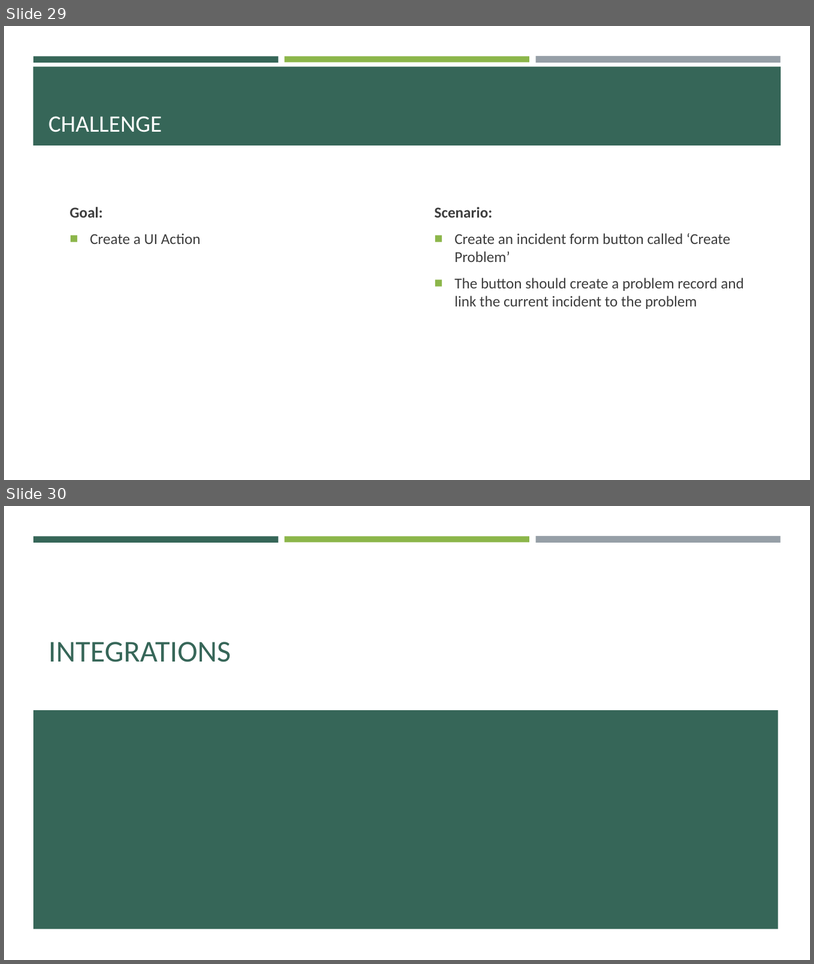
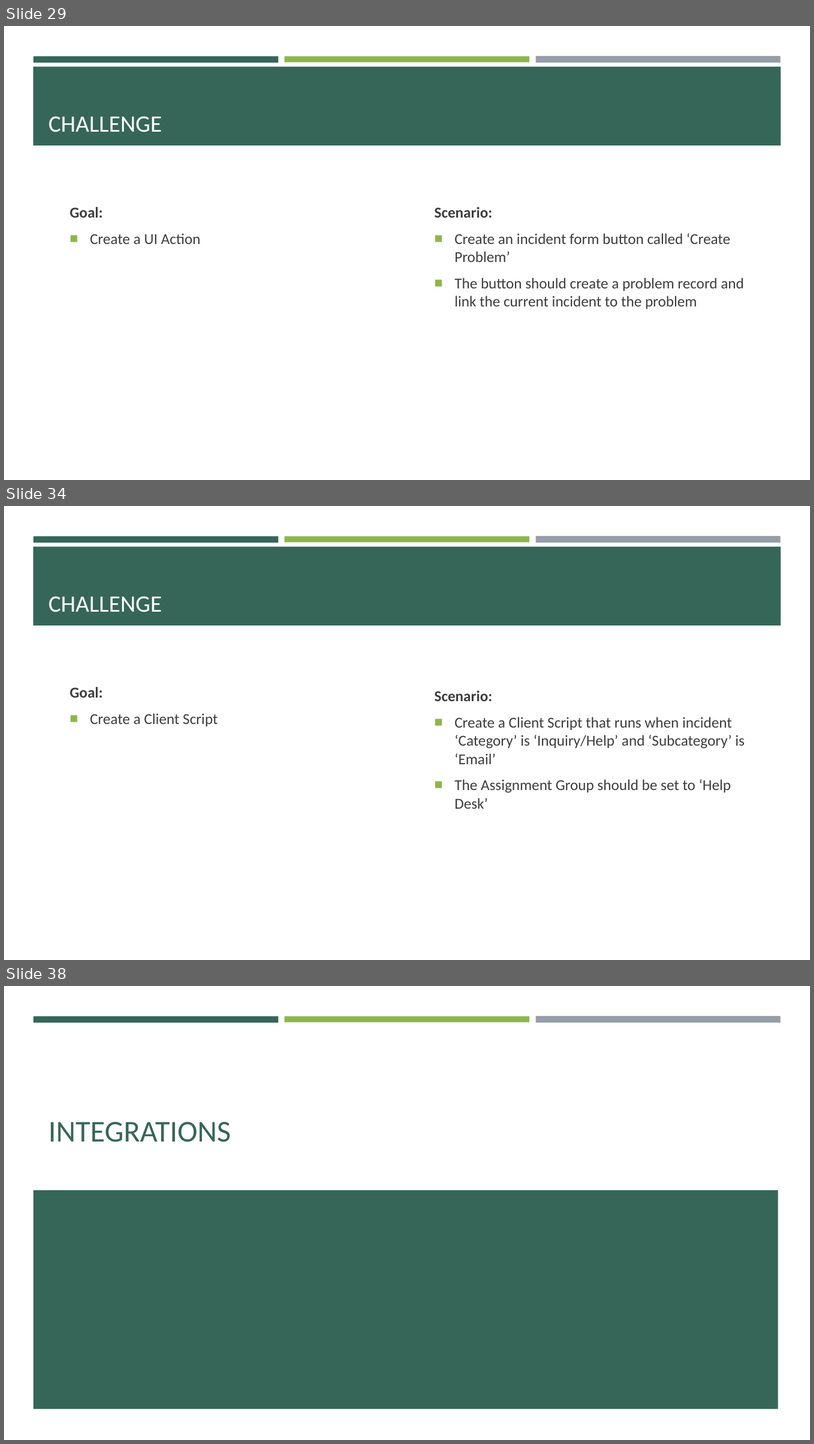
Before and after one commit to e-m-wilson/SNOW, a slide deck: Week_6/Data_Migration_&_Integration.pptx. Shown one above the other, each under a label of ours: slides 29 and 30 before the commit, slides 29, 34 and 38 after it; the slides between them are not shown. The pictures are 814x964 and 814x1444 pixels, drawn with LibreOffice and Linux fonts; fonts in the diff are those of the drawing. Boxes give left, top, right and bottom in pixels: in the first picture for what was removed or moved away, otherwise in the second. Text is boxed around its words. In the diff, an @@ line names an element or a change of style, - is before the commit and + after.

```diff
--- a/Week_6/Data_Migration_&_Integration.pptx
+++ b/Week_6/Data_Migration_&_Integration.pptx
@@ slide 34 added at [4, 506, 810, 960], background #FFFFFF; not listed: 4 template elements that a slide beside it also shows @@
@@ title added at [48, 596, 162, 612], 28 pt, text #FFFFFF @@
+CHALLENGE
@@ text added at [70, 687, 218, 726], 18 pt, text #3D3D3D @@
+Goal:
+■ Create a Client Script
@@ text added at [435, 690, 745, 808], 18 pt, text #3D3D3D @@
+Scenario:
+■ Create a Client Script that runs when incident ‘Category’ is ‘Inquiry/Help’ and ‘Subcategory’ is ‘Email’
+■ The Assignment Group should be set to ‘Help Desk’
@@ what was slide 30 is now slide 38 @@
```
Also in this commit, not shown: 7 other slides added.
